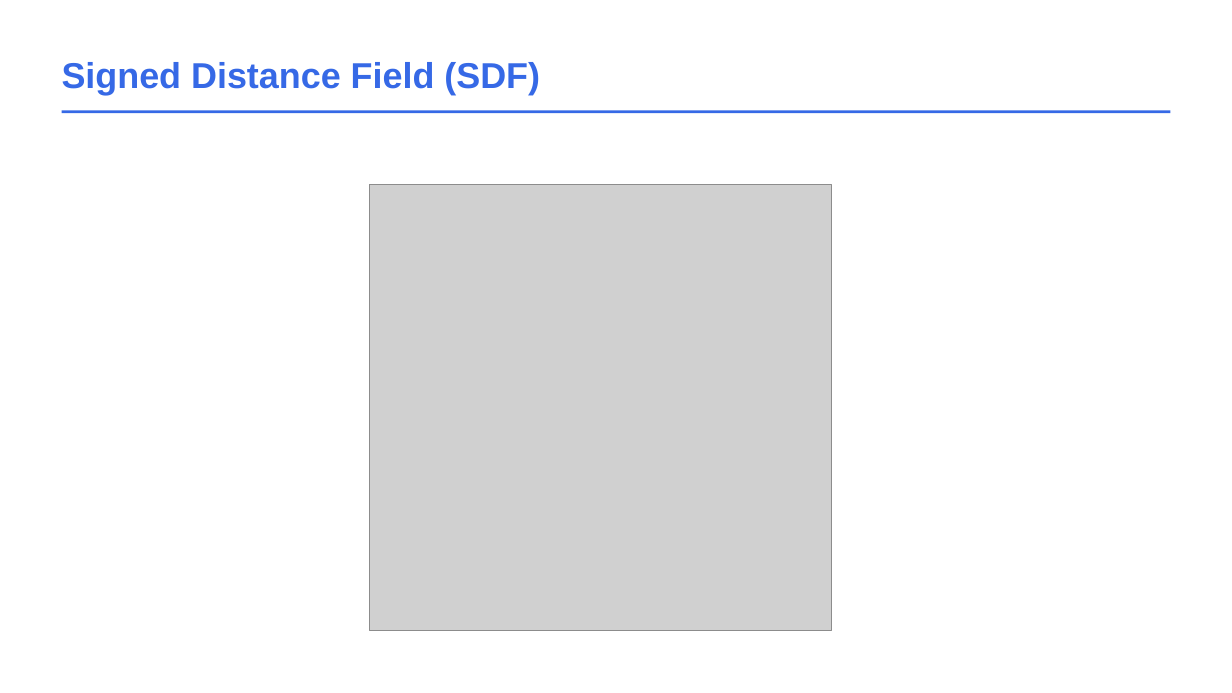
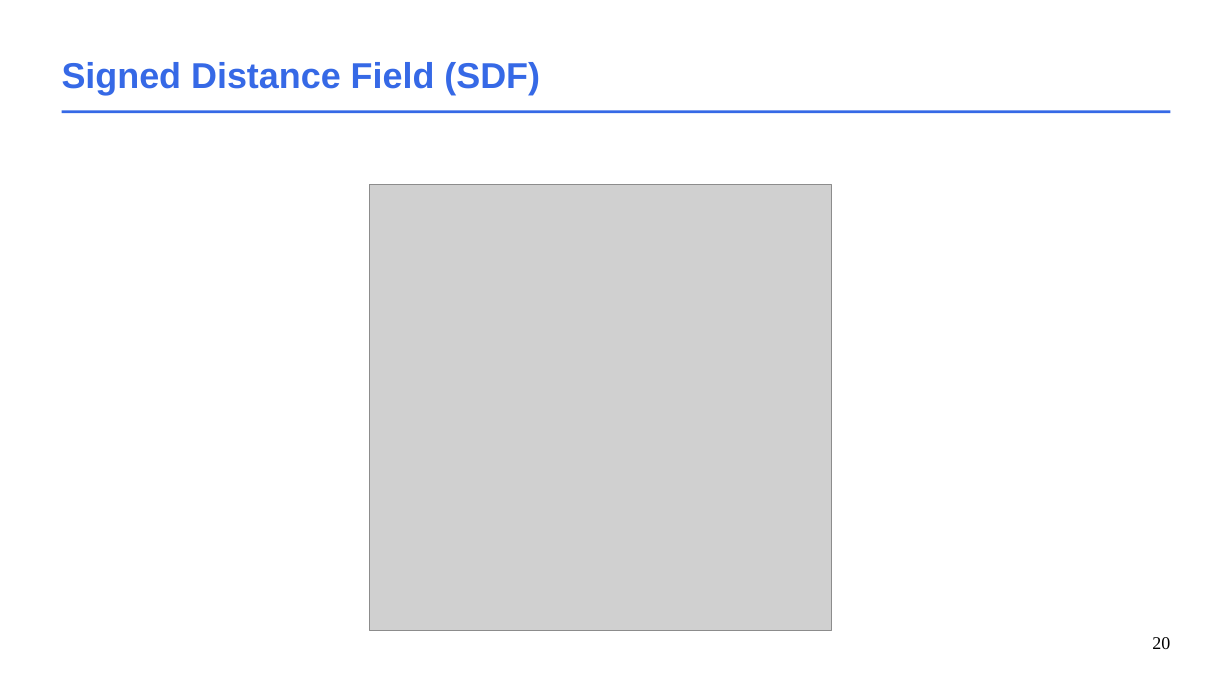
Before and after one commit to schreckc/schreckc.github.io, a slide deck: slide 20 of cours/graphics_ray_marching.odp (slide 19 before the commit). Drawn at 1232x693 pixels with LibreOffice and Linux fonts; fonts in the diff are those of the drawing; grey boxes stand for pictures. Boxes give left, top, right and bottom in pixels: in the first picture for what was removed or moved away, otherwise in the second. Text is boxed around its words. In the diff, an @@ line names an element or a change of style, - is before the commit and + after.

```diff
--- a/cours/graphics_ray_marching.odp
+++ b/cours/graphics_ray_marching.odp
@@ page number added at <box>1152,637,1170,649</box>, 14 pt, text #000000 @@
+20
```
Also in this commit, not shown: 38 other slides changed, 3 slides added.
